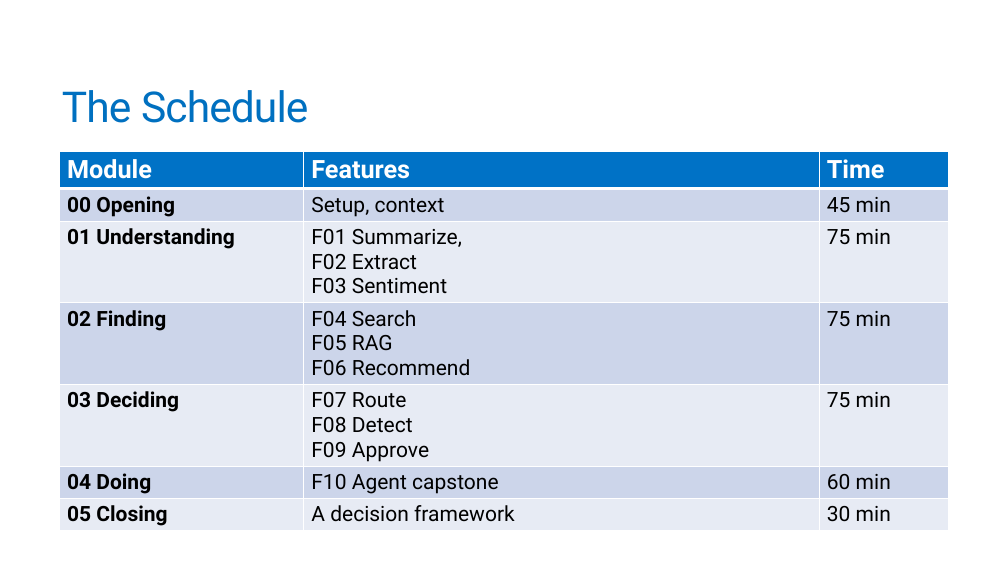
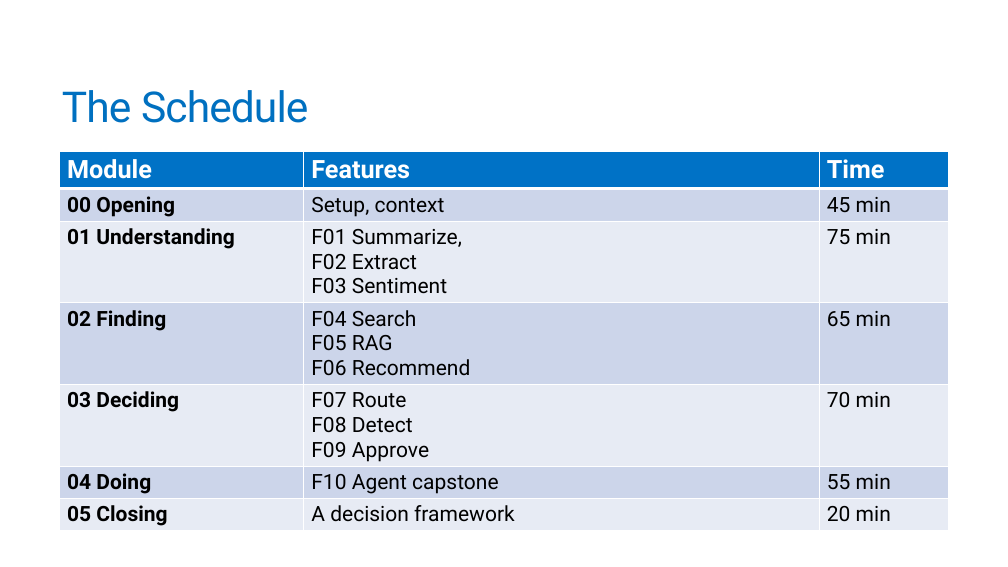
Before and after one commit to trailheadtechnology/10-ai-features-workshop, a slide deck: slide 33 of modules/M0-opening/M0-opening.pptx. Drawn at 1008x567 pixels with LibreOffice and Linux fonts; fonts in the diff are those of the drawing. Boxes give left, top, right and bottom in pixels: in the first picture for what was removed or moved away, otherwise in the second. Text is boxed around its words. In the diff, an @@ line names an element or a change of style, - is before the commit and + after.

```diff
--- a/modules/M0-opening/M0-opening.pptx
+++ b/modules/M0-opening/M0-opening.pptx
@@ table at (x1=60, y1=152, x2=949, y2=538) @@
-row 4, column 3: 75 min
+row 4, column 3: 65 min
-row 5, column 3: 75 min
+row 5, column 3: 70 min
-row 6, column 3: 60 min
+row 6, column 3: 55 min
-row 7, column 3: 30 min
+row 7, column 3: 20 min
```
Also in this commit, not shown: 1 other slide changed, 10 other files.
